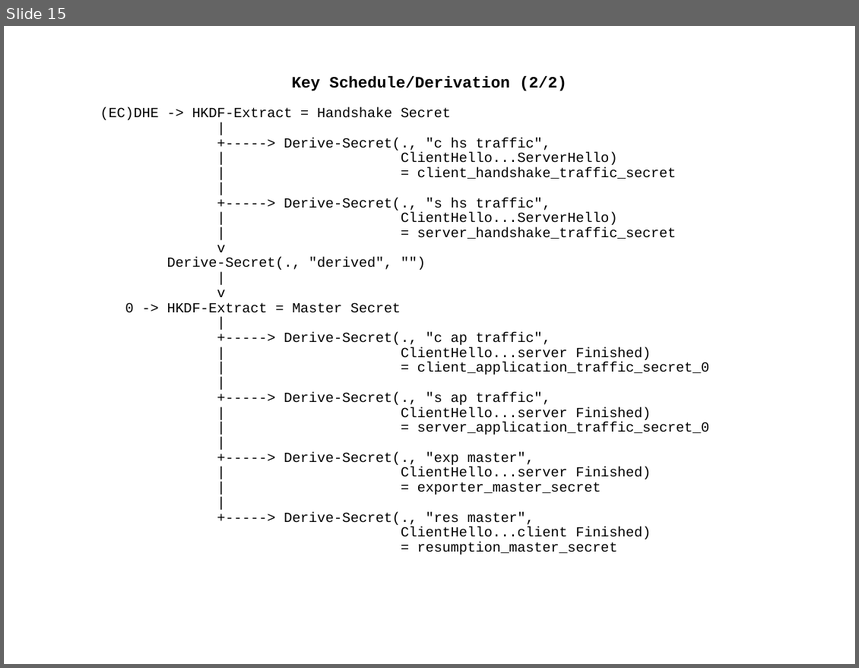
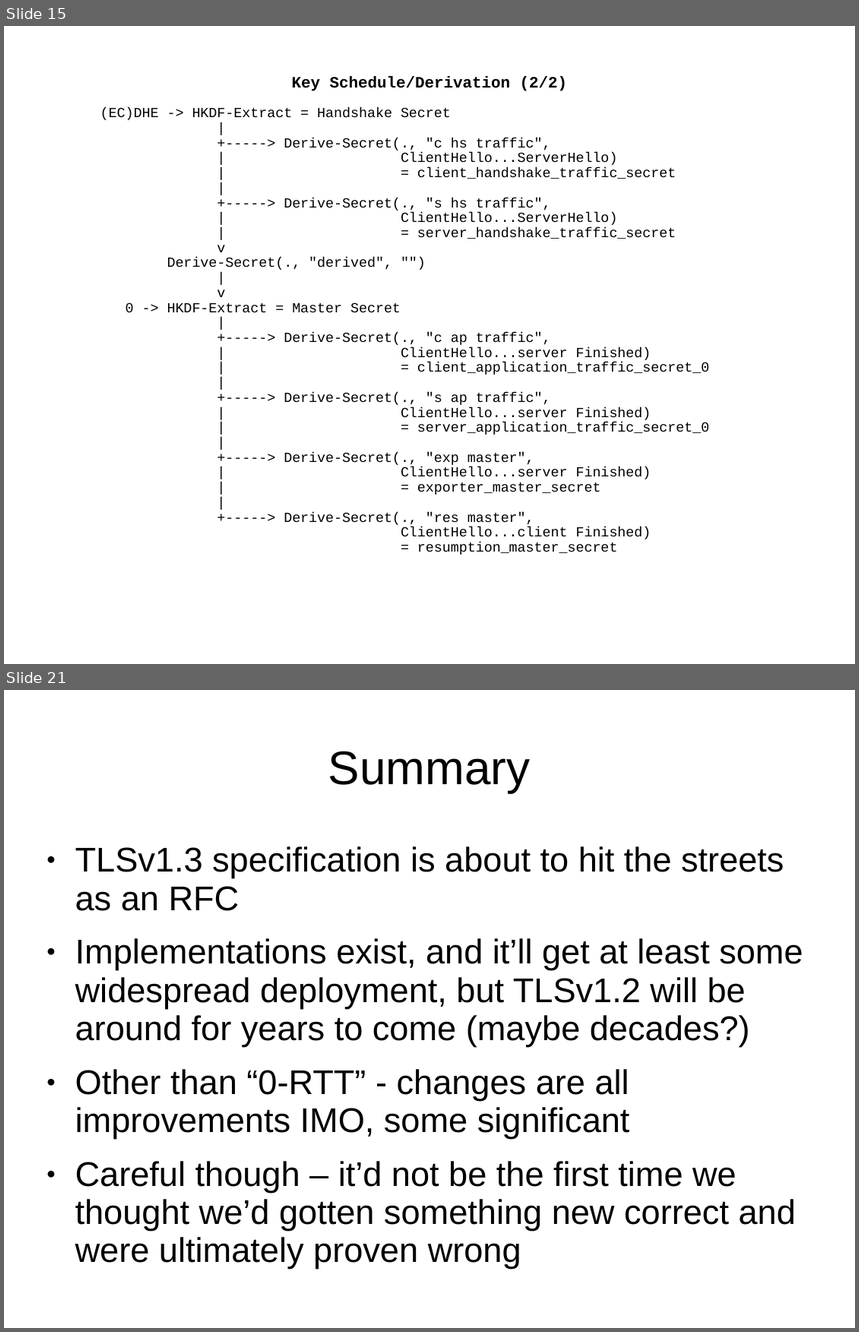
Before and after one commit to sftcd/cs7053, a slide deck: 2016lectures/07-tls13.ppt. Shown one above the other, each under a label of ours: slide 15 before the commit, slides 15 and 21 after it; the slides between them are not shown. The pictures are 859x668 and 859x1332 pixels, drawn with LibreOffice and Linux fonts; fonts in the diff are those of the drawing. Boxes give left, top, right and bottom in pixels: in the first picture for what was removed or moved away, otherwise in the second. Text is boxed around its words. In the diff, an @@ line names an element or a change of style, - is before the commit and + after.

```diff
--- a/2016lectures/07-tls13.ppt
+++ b/2016lectures/07-tls13.ppt
@@ slide 21 added at [4, 690, 855, 1328], background #FFFFFF @@
@@ title added at [329, 751, 530, 793], 44 pt, text #000000 @@
+Summary
@@ text added at [75, 847, 803, 1269], 32 pt, text #000000 @@
+● TLSv1.3 specification is about to hit the streets as an RFC
+● Implementations exist, and it’ll get at least some widespread deployment, but TLSv1.2 will be around for years to come (maybe decades?)
+● Other than “0-RTT” - changes are all improvements IMO, some significant
+● Careful though – it’d not be the first time we thought we’d gotten something new correct and were ultimately proven wrong
```
Also in this commit, not shown: 10 slides changed, 1 slide removed, 2 other files.
